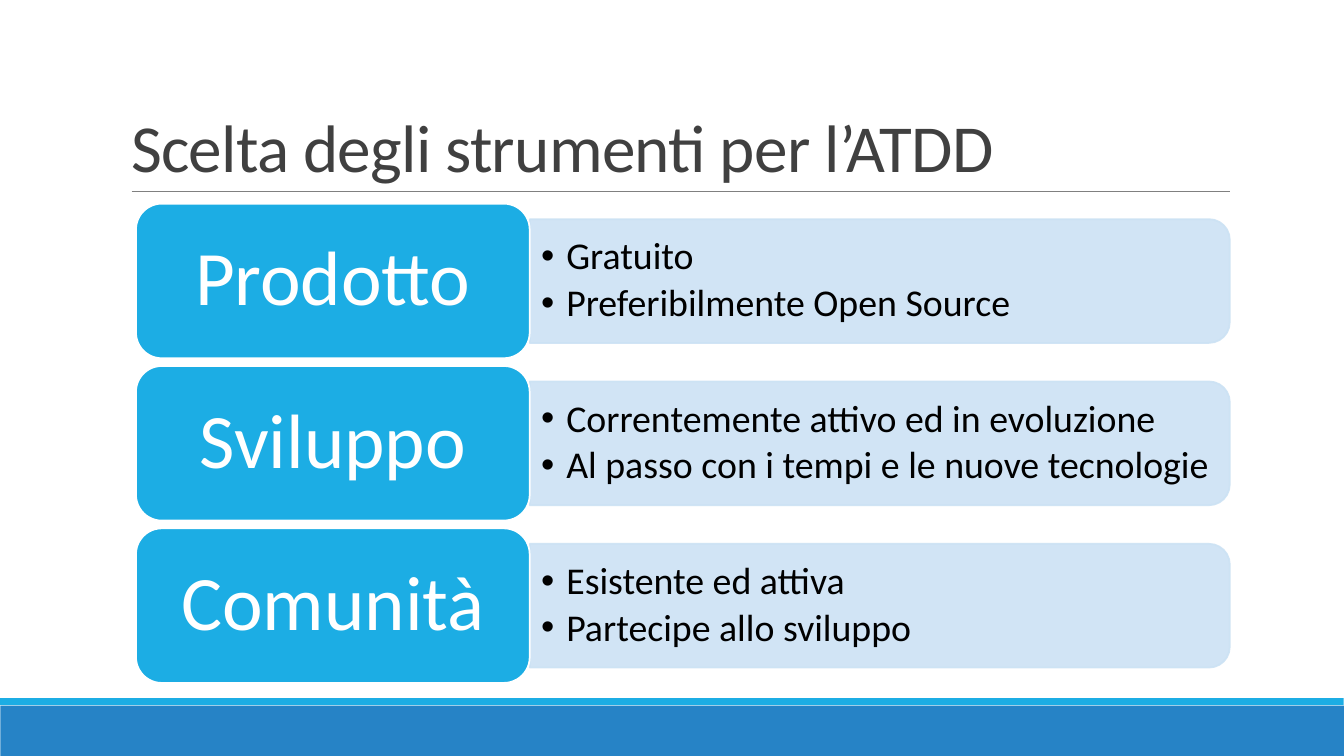
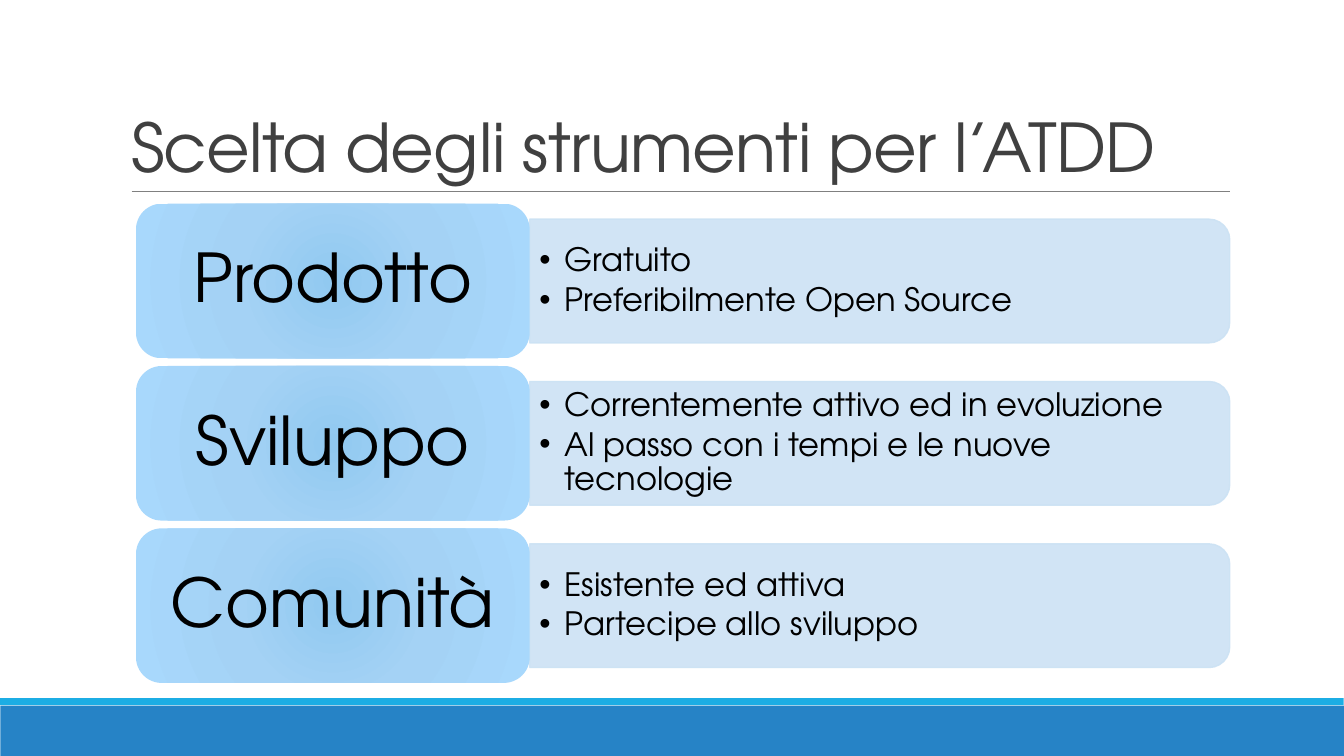
Before and after one commit to TTia/xblog-thesis, a slide deck: slide 11 of Presentazione.pptx (slide 10 before the commit). Drawn at 1344x756 pixels with LibreOffice and Linux fonts; fonts in the diff are those of the drawing. Boxes give left, top, right and bottom in pixels: in the first picture for what was removed or moved away, otherwise in the second. Text is boxed around its words. In the diff, an @@ line names an element or a change of style, - is before the commit and + after.

Commit message:
Presentazione

```diff
--- a/Presentazione.pptx
+++ b/Presentazione.pptx
@@ title "Scelta degli strumenti per l’ATDD" at [131, 121, 1155, 192]: font Calibri to TeX Gyre Adventor @@
@@ fill #1CADE4 to gradient #92C9F0 to #A4D3F5 to #A9D9FD; outline #FFFFFF 1.25 pt to none in 3 elements at [136, 204, 530, 358], [136, 366, 530, 520], [136, 528, 530, 683] @@
@@ size 55 to 48 pt, font Calibri to TeX Gyre Adventor, text colour #FFFFFF to #000000; less space between paragraphs in 3 elements at [194, 252, 473, 303], [196, 414, 470, 478], [171, 575, 495, 628] @@
@@ size 27 to 23 pt, font Calibri to TeX Gyre Adventor in 3 elements at [565, 247, 1012, 318], [565, 391, 1163, 497], [565, 572, 919, 642] @@
@@ outline #CDE3F5 1.25 pt to #CDE3F5 1 pt in 3 elements at [530, 219, 1230, 343], [530, 382, 1230, 506], [530, 544, 1230, 668] @@
```
Also in this commit, not shown: 10 other slides changed, 9 slides added, 19 other files.
